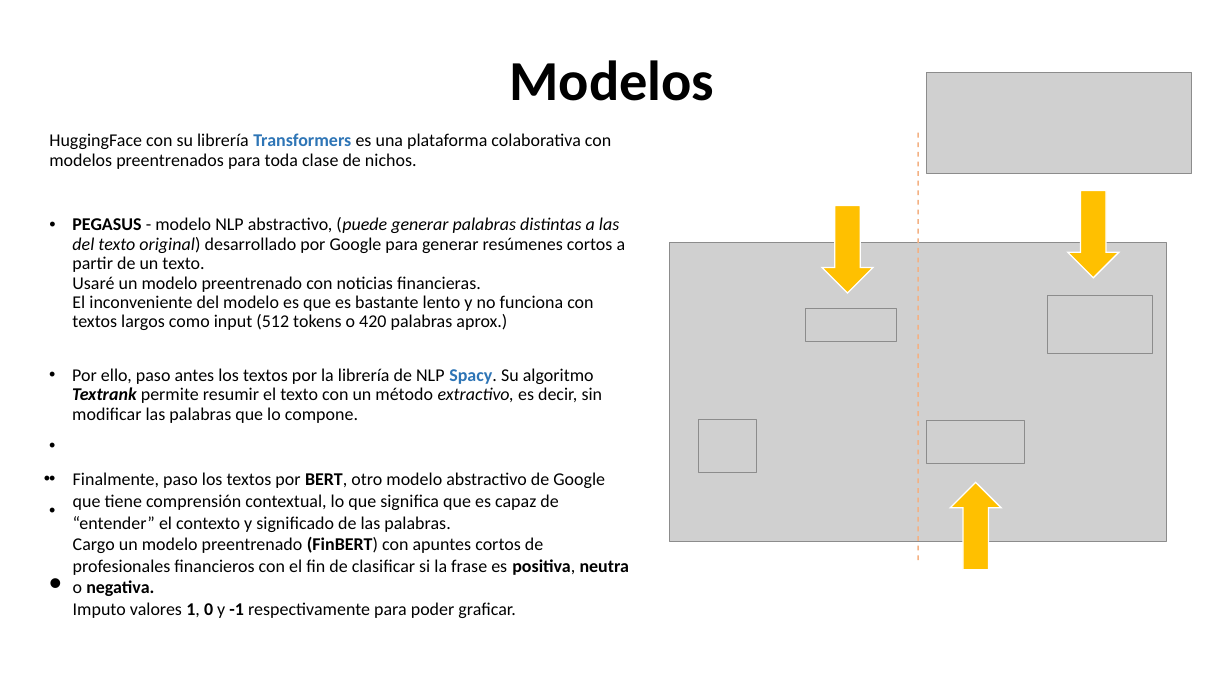
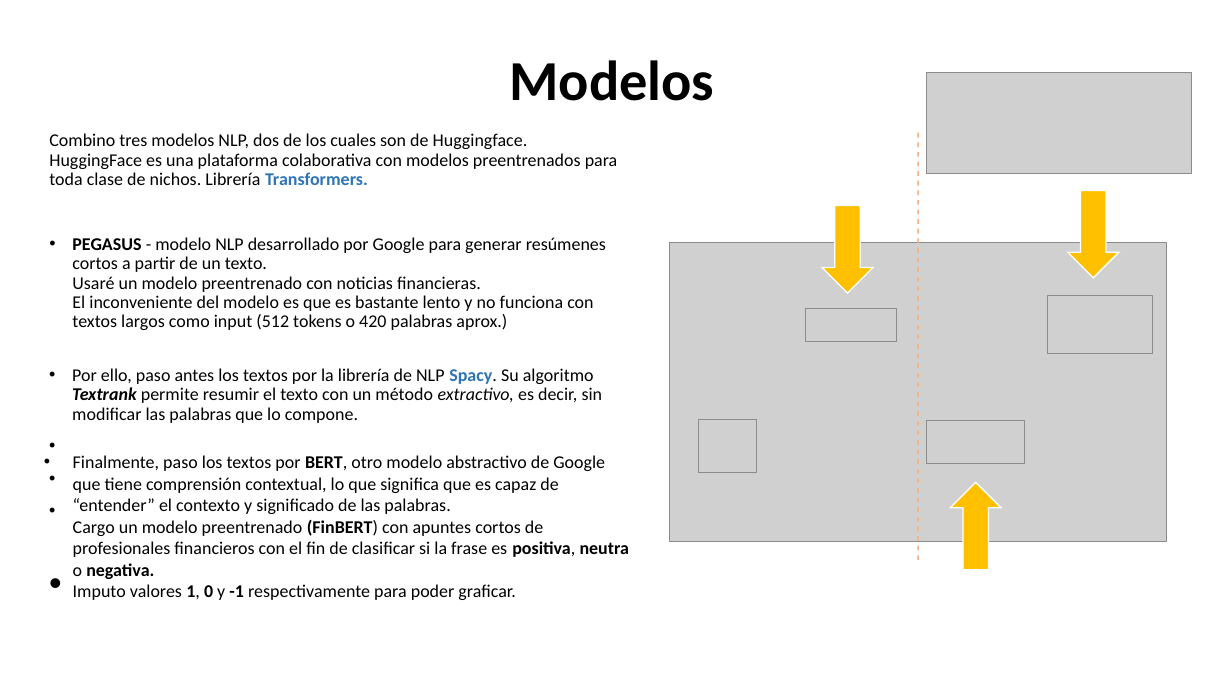
Before and after one commit to Drissb1/ML_Sentimiento_activos_financieros, a slide deck: slide 5 of Presentación.odp. Drawn at 1232x693 pixels with LibreOffice and Linux fonts; fonts in the diff are those of the drawing; grey boxes stand for pictures. Boxes give left, top, right and bottom in pixels: in the first picture for what was removed or moved away, otherwise in the second. Text is boxed around its words. In the diff, an @@ line names an element or a change of style, - is before the commit and + after.

```diff
--- a/Presentación.odp
+++ b/Presentación.odp
@@ text at [49, 133, 618, 330]: text changed @@
-HuggingFace con su librería Transformers es una plataforma colaborativa con modelos preentrenados para toda clase de nichos.
-• PEGASUS - modelo NLP abstractivo, (puede generar palabras distintas a las del texto original) desarrollado por Google para generar resúmenes cortos a partir de un texto.
-  Usaré un modelo preentrenado con noticias financieras.
-  El inconveniente del modelo es que es bastante lento y no funciona con textos largos como input (512 tokens o 420 palabras aprox.)
+Combino tres modelos NLP, dos de los cuales son de Huggingface.
+HuggingFace es una plataforma colaborativa con modelos preentrenados para toda clase de nichos. Librería Transformers.
+• PEGASUS - modelo NLP desarrollado por Google para generar resúmenes cortos a partir de un texto.
+  Usaré un modelo preentrenado con noticias financieras.
+  El inconveniente del modelo es que es bastante lento y no funciona con textos largos como input (512 tokens o 420 palabras aprox.)
@@ text "Finalmente, paso los textos por ...": place and size @@
-text "Finalmente, paso los textos por ..." at [73, 472, 629, 618]
+text "Finalmente, paso los textos por ..." at [73, 455, 629, 600]
```
Also in this commit, not shown: 3 other slides changed.
